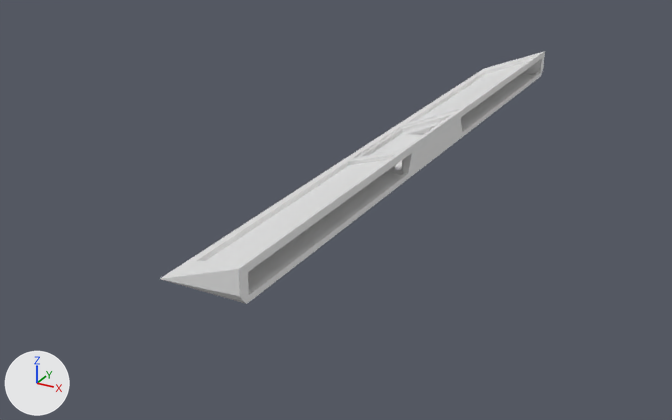
What one commit did to the Blender file v2/v2.blend.
Rendered twice from a 50 mm lens placed at (76.0, -512.0, 166.0), pointed at (-137.0, -124.0, -28.0). The lights are fixed; the arrows at lower left show +X, +Y and +Z.

Objects in the first picture: 'handrest', 'handrest left', 'handrest left. edge', 'handrest right', 'handrest right edge'.
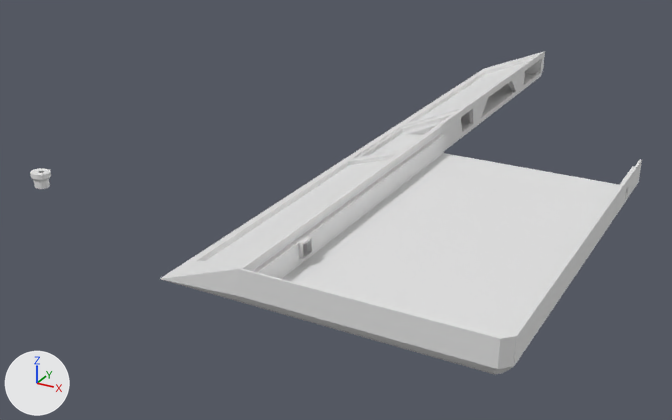
Commit message: Fix missing parts I think

Where the newer file only moved an object's origin or applied its transform, the numbers keep the older frame.

What differs and where, as boxes (x1, y1, x2, y2) in the pictures (672 x 420 px):
```json
{"object": "case right", "change": "shown", "after": [239, 183, 592, 375]}
{"object": "case center right", "change": "shown", "after": [360, 126, 642, 258]}
{"object": "insert", "change": "shown", "after": [30, 168, 51, 189]}
{"part": 1, "of": "me_cube_002", "change": "built on", "before": [279, 159, 393, 259], "after": [286, 159, 393, 254]}
```

The change, as JSON lines over the scene's bpy script:
```json
{"block": "me_cube_002", "where": "# used by ob_handrest_right; location = (-94.9, 84.1, 15.5)"}
{"op": "remove", "block": "me_cube_002", "code": "me_cube_002.from_pydata(...)  # 26 vertices, 13 faces; spans x -40.0..0.0, y -310.9..-230.9, z -16.0..0.0"}
{"op": "add", "block": "me_cube_002", "code": "me_cube_002.from_pydata(...)  # 36 vertices, 76 faces; spans x -40.0..0.0, y -310.9..-230.9, z -16.0..0.0"}
{"block": "me_cube_002", "change": "me_cube_002 part 1"}
{"block": "me_cube_002", "change": "13 faces are deleted"}
{"block": "me_cube_002", "change": "10 vertices are added at x -2.8..0.0, y -310.9..-230.9, z -13.2..-3.8"}
{"block": "me_cube_002", "change": "76 new faces join them"}
{"op": "remove", "block": "ob_case_center_right", "code": "ob_case_center_right.hide_viewport = True"}
{"op": "remove", "block": "ob_case_right", "code": "ob_case_right.hide_viewport = True"}
{"op": "remove", "block": "ob_insert", "code": "ob_insert.hide_viewport = True"}
```
